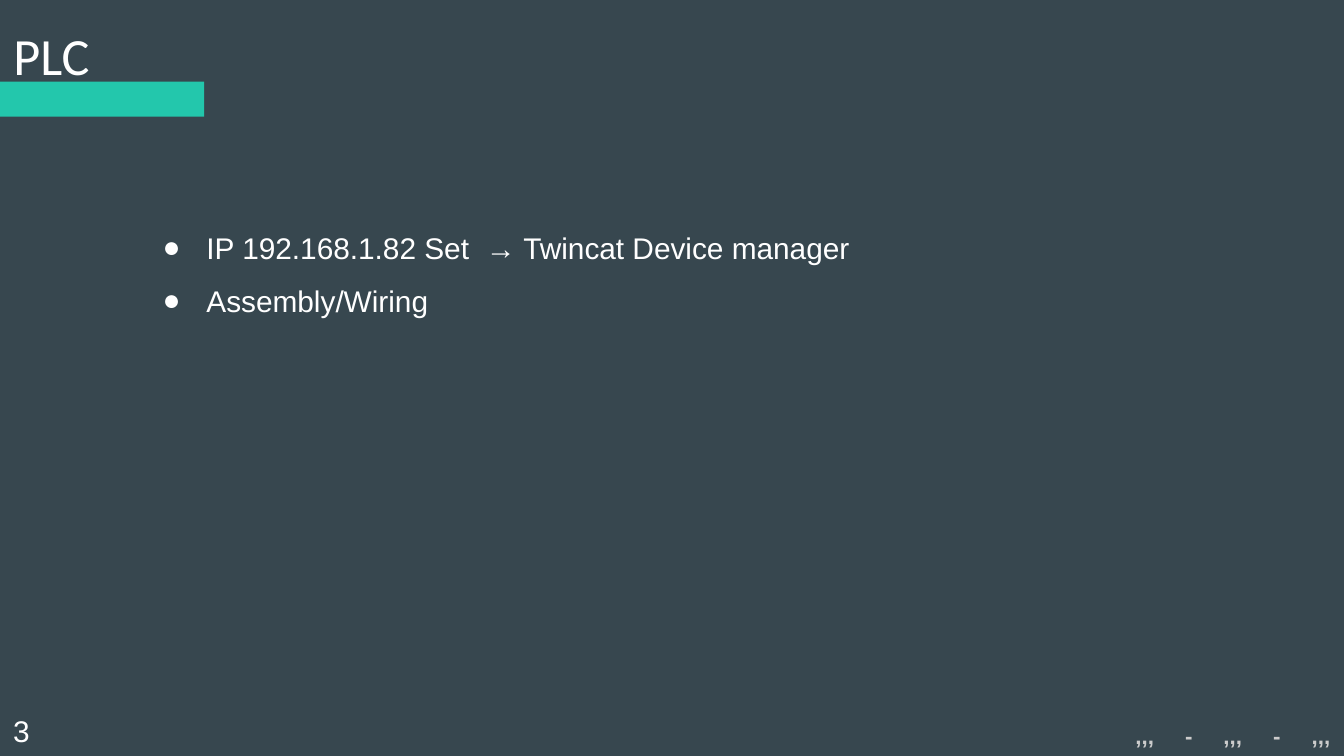
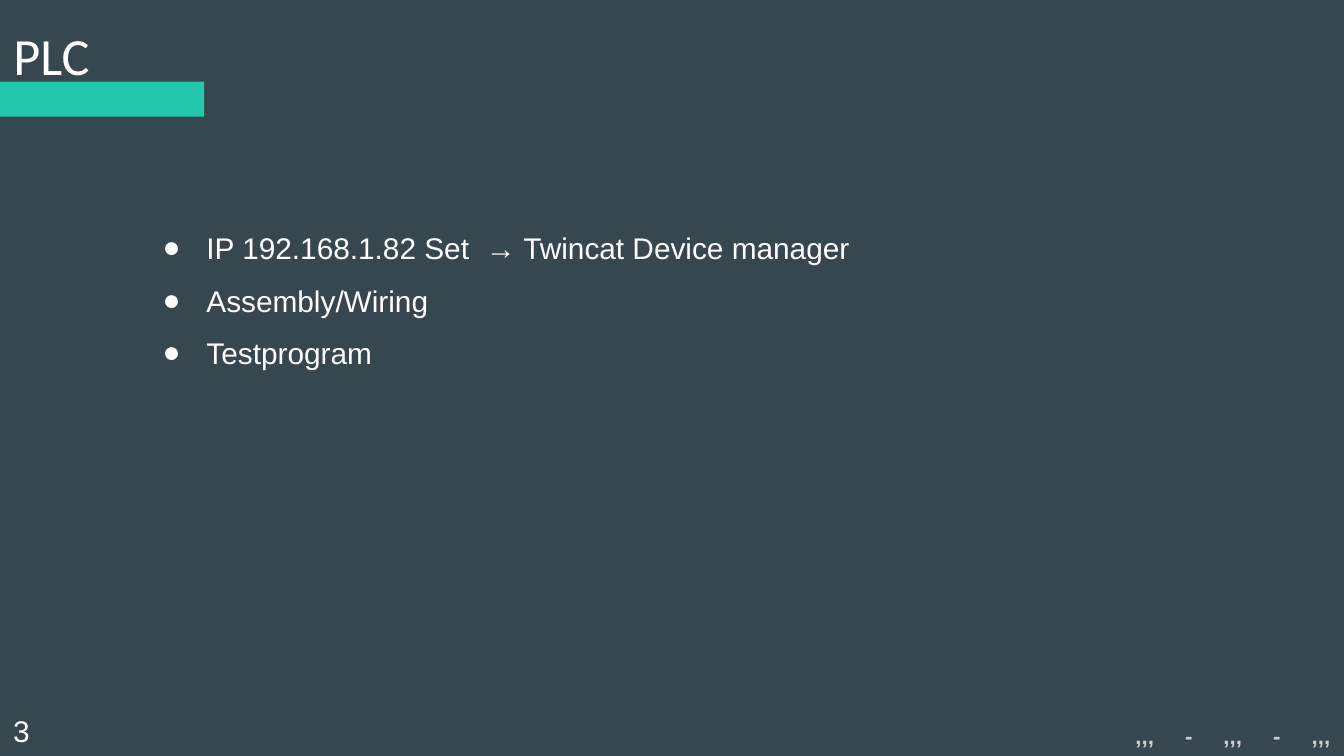
Before and after one commit to Koffiejoe/IA-EnOcean, a slide deck: slide 3 of Presentaties/3Wekelijkse PowerPoint/nieuweppt.pptx (slide 4 before the commit). Drawn at 1344x756 pixels with LibreOffice and Linux fonts; fonts in the diff are those of the drawing. Boxes give left, top, right and bottom in pixels: in the first picture for what was removed or moved away, otherwise in the second. Text is boxed around its words. In the diff, an @@ line names an element or a change of style, - is before the commit and + after.

```diff
--- a/Presentaties/3Wekelijkse PowerPoint/nieuweppt.pptx
+++ b/Presentaties/3Wekelijkse PowerPoint/nieuweppt.pptx
@@ subtitle at box(206, 343, 372, 369): paragraph added @@
+● Testprogram
```
Also in this commit, not shown: 2 other slides changed, 1 slide added, 1 slide removed.
